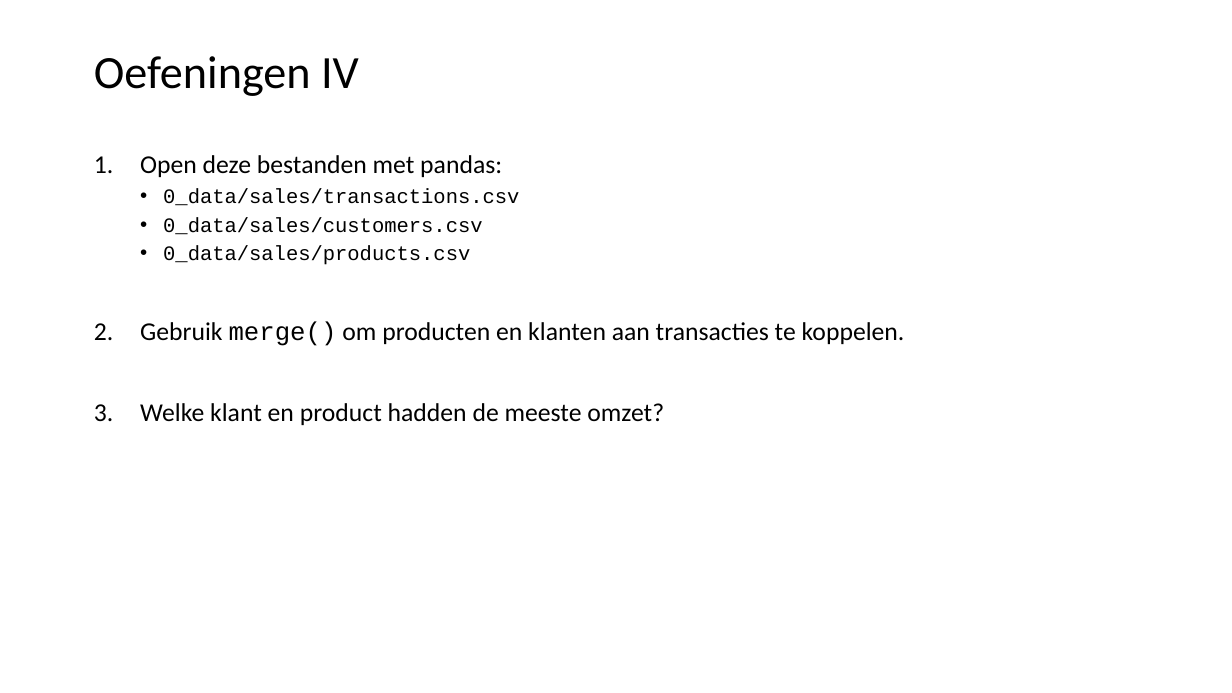
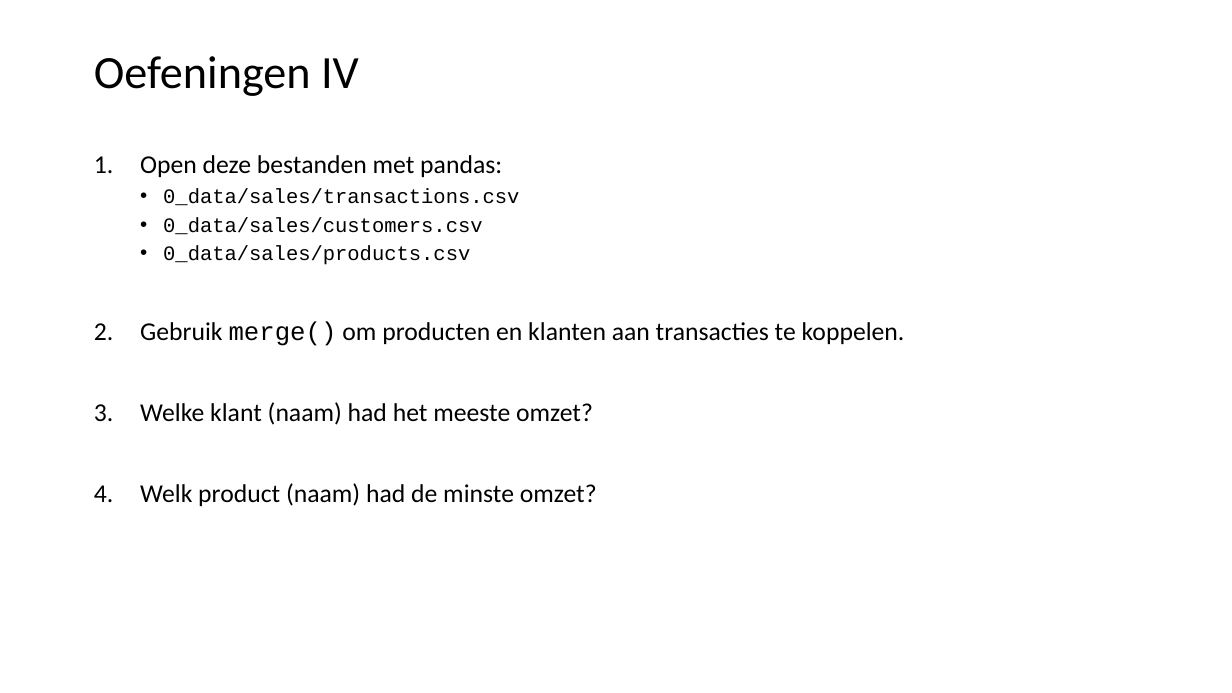
Before and after one commit to LFKoning/knowledge-sharing, a slide deck: slide 18 of python_trainees/3_pandas_plotting/python_traineeship_3.pptx. Drawn at 1232x693 pixels with LibreOffice and Linux fonts; fonts in the diff are those of the drawing. Boxes give left, top, right and bottom in pixels: in the first picture for what was removed or moved away, otherwise in the second. Text is boxed around its words. In the diff, an @@ line names an element or a change of style, - is before the commit and + after.

```diff
--- a/python_trainees/3_pandas_plotting/python_traineeship_3.pptx
+++ b/python_trainees/3_pandas_plotting/python_traineeship_3.pptx
@@ text at (140, 402, 597, 506): text changed @@
-3. Welke klant en product hadden de meeste omzet?
+3. Welke klant (naam) had het meeste omzet?
+4. Welk product (naam) had de minste omzet?
```
Also in this commit, not shown: 8 other slides changed, 6 other files.
